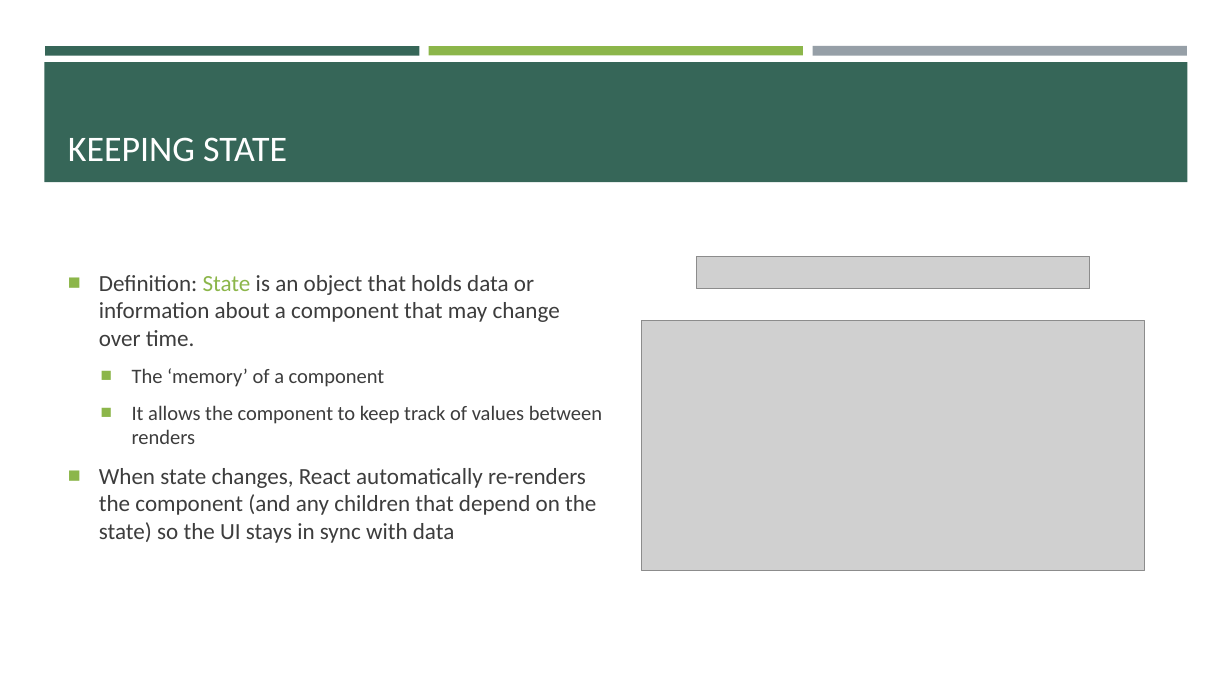
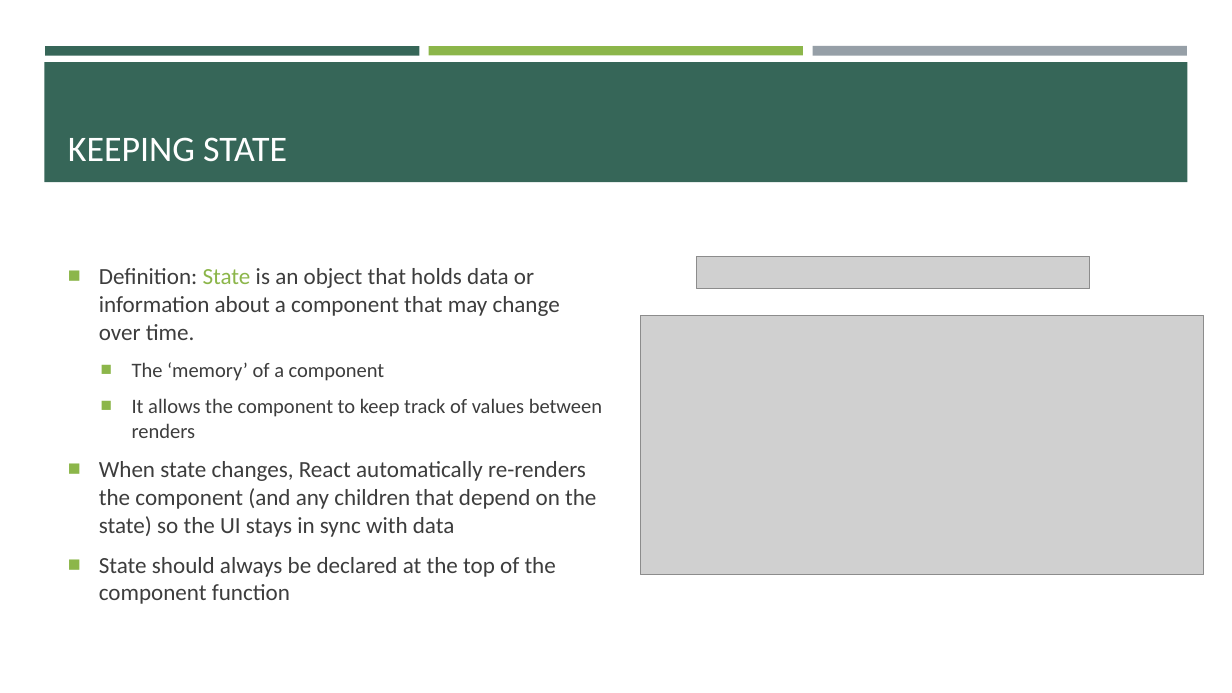
Before and after one commit to e-m-wilson/SNOW, a slide deck: slide 22 of Week_2/React.pptx. Drawn at 1232x693 pixels with LibreOffice and Linux fonts; fonts in the diff are those of the drawing; grey boxes stand for pictures. Boxes give left, top, right and bottom in pixels: in the first picture for what was removed or moved away, otherwise in the second. Text is boxed around its words. In the diff, an @@ line names an element or a change of style, - is before the commit and + after.

```diff
--- a/Week_2/React.pptx
+++ b/Week_2/React.pptx
@@ picture: place and size @@
-picture at <box>641,321,1145,571</box>
+picture at <box>640,315,1204,575</box>
@@ text at <box>99,557,556,604</box>: paragraph added @@
+■ State should always be declared at the top of the component function
```
Also in this commit, not shown: 4 other slides changed, 9 slides added.
